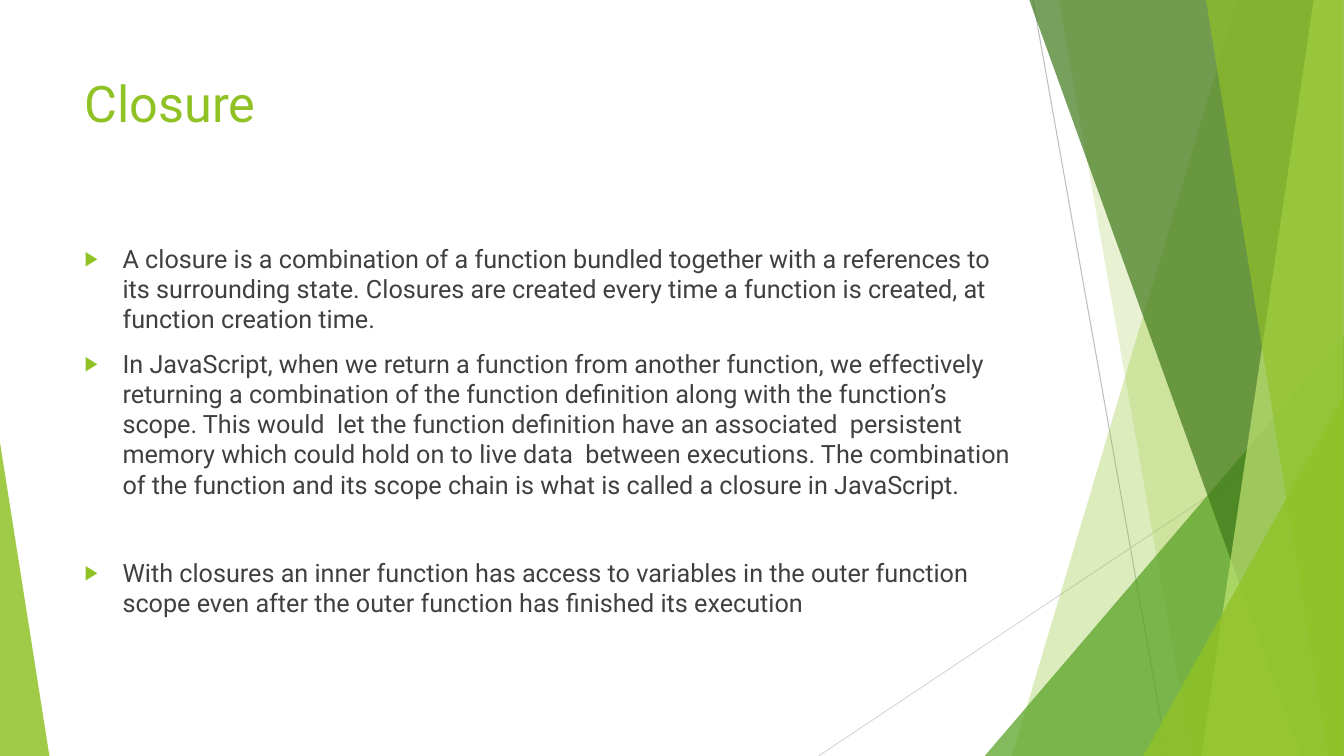
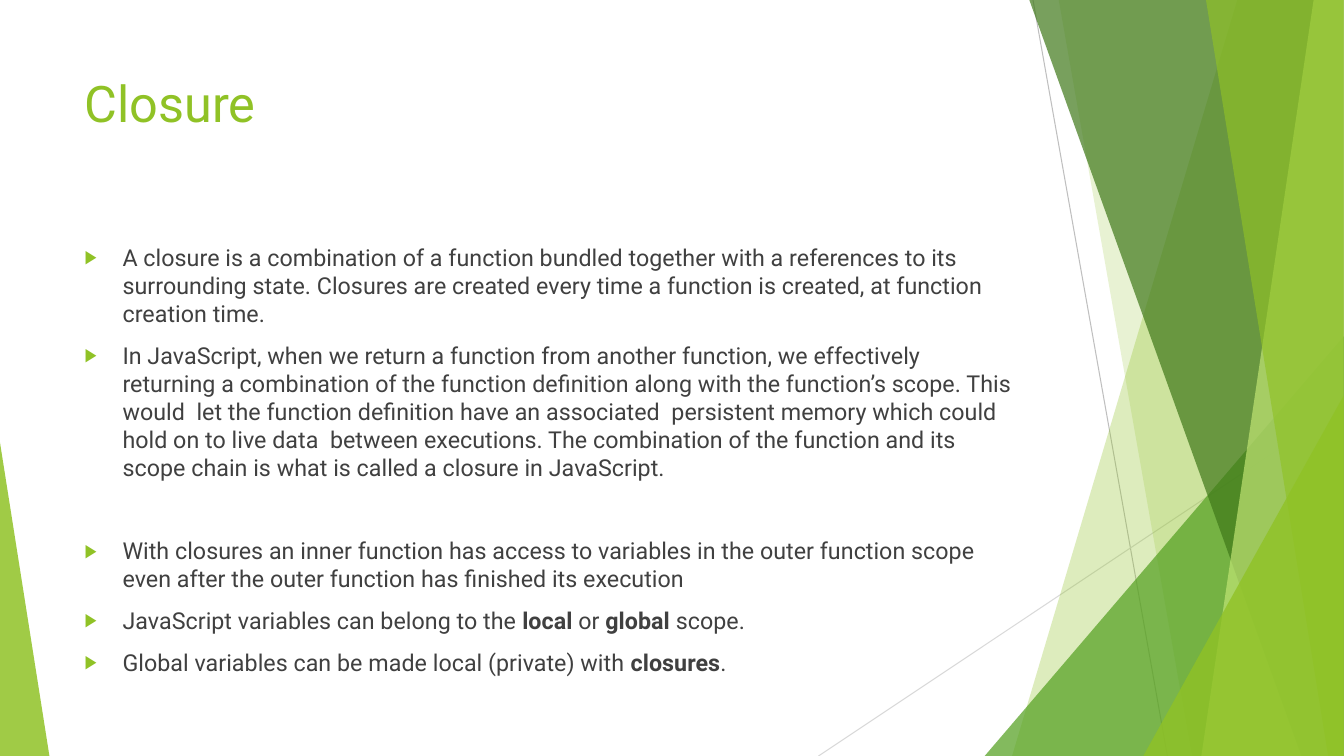
Before and after one commit to divyaparyani67/JavaScript_BAsics, a slide deck: slide 3 of JavaScript Advance/JavaScript Advance.pptx. Drawn at 1344x756 pixels with LibreOffice and Linux fonts; fonts in the diff are those of the drawing. Boxes give left, top, right and bottom in pixels: in the first picture for what was removed or moved away, otherwise in the second. Text is boxed around its words. In the diff, an @@ line names an element or a change of style, - is before the commit and + after.

```diff
--- a/JavaScript Advance/JavaScript Advance.pptx
+++ b/JavaScript Advance/JavaScript Advance.pptx
@@ text at box(123, 248, 1010, 587): size 18 to 16.6 pt in "A closure is a combination of a ...", "In JavaScript, when we return a function ...", "With closures an inner function has access ..." @@
@@ text at box(123, 611, 745, 676): paragraphs added @@
+▶ JavaScript variables can belong to the local or global scope.
+▶ Global variables can be made local (private) with closures.
```
Also in this commit, not shown: 2 other slides changed, 2 other files.
